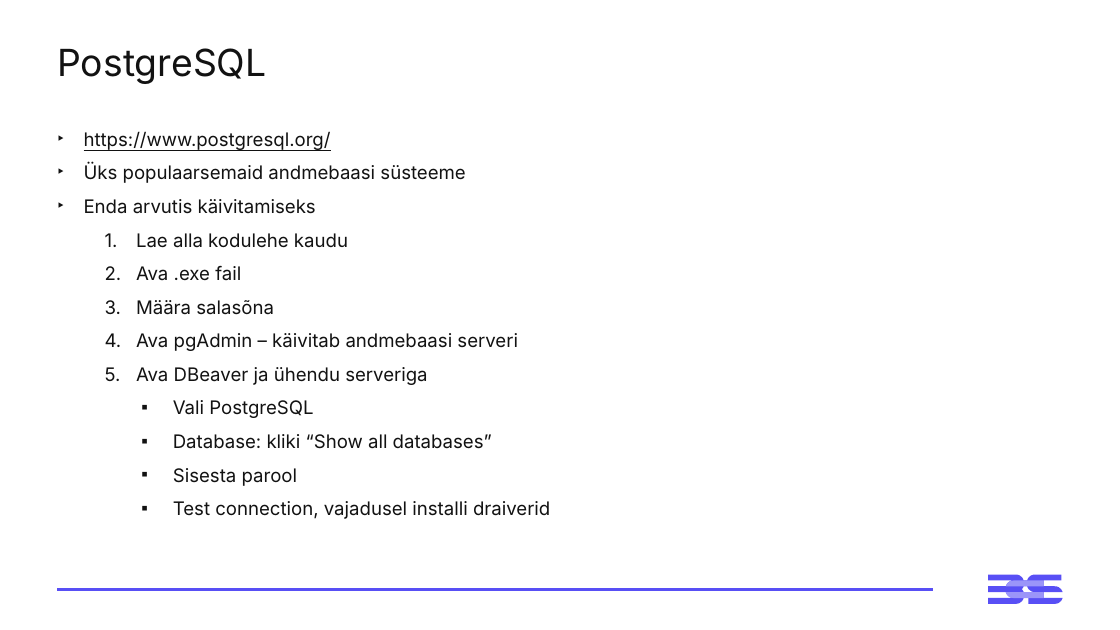
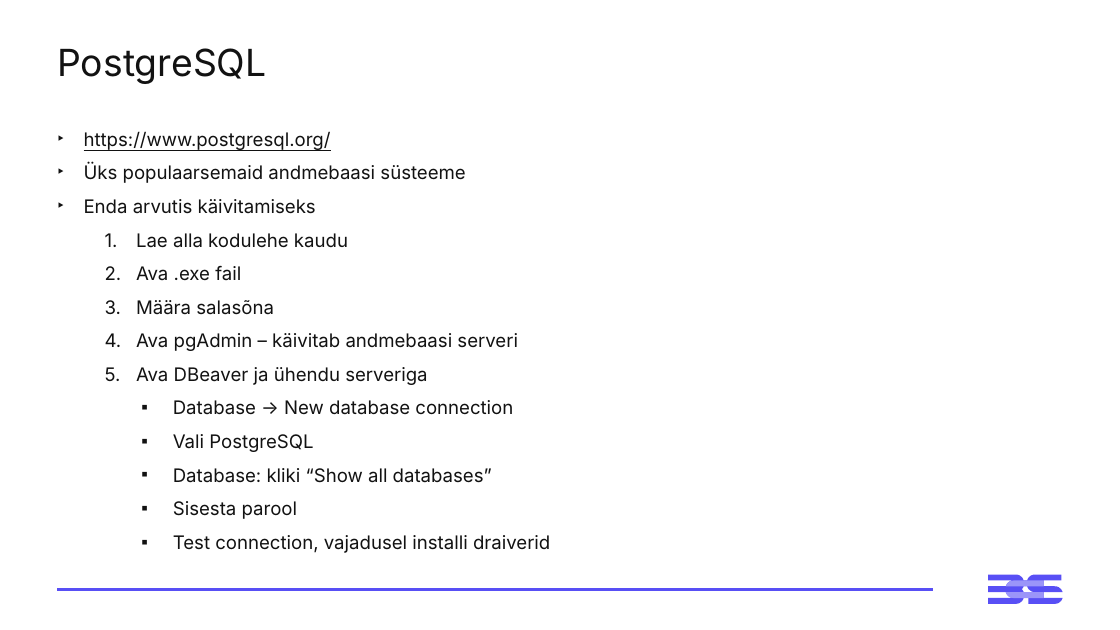
Before and after one commit to virverani/andmetarkus_2026_kevad, a slide deck: slide 3 of Day6/6-paev-andmetarkus-esitlus.pptx. Drawn at 1120x630 pixels with LibreOffice and Linux fonts; fonts in the diff are those of the drawing. Boxes give left, top, right and bottom in pixels: in the first picture for what was removed or moved away, otherwise in the second. Text is boxed around its words. In the diff, an @@ line names an element or a change of style, - is before the commit and + after.

```diff
--- a/Day6/6-paev-andmetarkus-esitlus.pptx
+++ b/Day6/6-paev-andmetarkus-esitlus.pptx
@@ text at (173, 400, 513, 415): paragraph added @@
+    ▪ Database → New database connection
```
Also in this commit, not shown: 4 other slides changed, 1 slide added, 3 slides removed, 8 other files.
